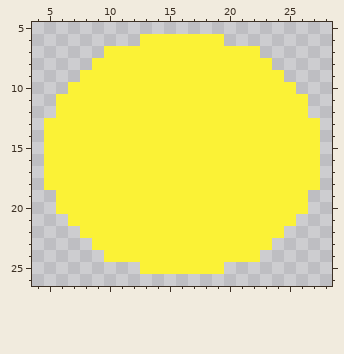
File history of a pixel-art file, KatMyha/KatMyha/Aseprite/Itens/Lampada.ase. Above, as it was before the edit.
32x32 pixels, 1 frame. Shown: x 4..28, y 5..26.
After:
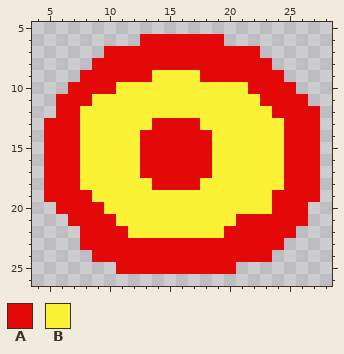
Palette (. is transparent): A #e30909  B #fbf236
The exact change:
@@ x 4..28 @@
  5 .........................
- 6 .........BBBBBBB.........
- 7 ......BBBBBBBBBBBBB......
- 8 .....BBBBBBBBBBBBBBB.....
- 9 ....BBBBBBBBBBBBBBBBB....
-10 ...BBBBBBBBBBBBBBBBBBB...
-11 ..BBBBBBBBBBBBBBBBBBBBB..
-12 ..BBBBBBBBBBBBBBBBBBBBB..
-13 .BBBBBBBBBBBBBBBBBBBBBBB.
-14 .BBBBBBBBBBBBBBBBBBBBBBB.
-15 .BBBBBBBBBBBBBBBBBBBBBBB.
-16 .BBBBBBBBBBBBBBBBBBBBBBB.
-17 .BBBBBBBBBBBBBBBBBBBBBBB.
-18 .BBBBBBBBBBBBBBBBBBBBBBB.
-19 ..BBBBBBBBBBBBBBBBBBBBB..
-20 ..BBBBBBBBBBBBBBBBBBBBB..
-21 ...BBBBBBBBBBBBBBBBBBB...
-22 ....BBBBBBBBBBBBBBBBB....
-23 .....BBBBBBBBBBBBBBB.....
-24 ......BBBBBBBBBBBBB......
-25 .........BBBBBBB.........
+ 6 .........AAAAAAA.........
+ 7 ......AAAAAAAAAAAAA......
+ 8 .....AAAAAAAAAAAAAAA.....
+ 9 ....AAAAAABBBBAAAAAAA....
+10 ...AAAABBBBBBBBBBBAAAA...
+11 ..AAABBBBBBBBBBBBBBAAAA..
+12 ..AABBBBBBBBBBBBBBBBAAAA.
+13 .AAABBBBBBAAAABBBBBBBAAA.
+14 .AAABBBBBAAAAAABBBBBBAAA.
+15 .AAABBBBBAAAAAABBBBBBAAA.
+16 .AAABBBBBAAAAAABBBBBBAAA.
+17 .AAABBBBBAAAAAABBBBBBAAA.
+18 .AAABBBBBBAAAABBBBBBBAAA.
+19 .AAAABBBBBBBBBBBBBBBAAAA.
+20 ..AAAABBBBBBBBBBBBBBAAA..
+21 ...AAAABBBBBBBBBBAAAAAA..
+22 ....AAAABBBBBBBBAAAAAA...
+23 ....AAAAAAAAAAAAAAAAA....
+24 .....AAAAAAAAAAAAAAA.....
+25 .......AAAAAAAAAA........
 26 .........................
Where, in picture pixels (left, top, right, bottom), the same in both pictures:
changed: (44, 34, 320, 274)
